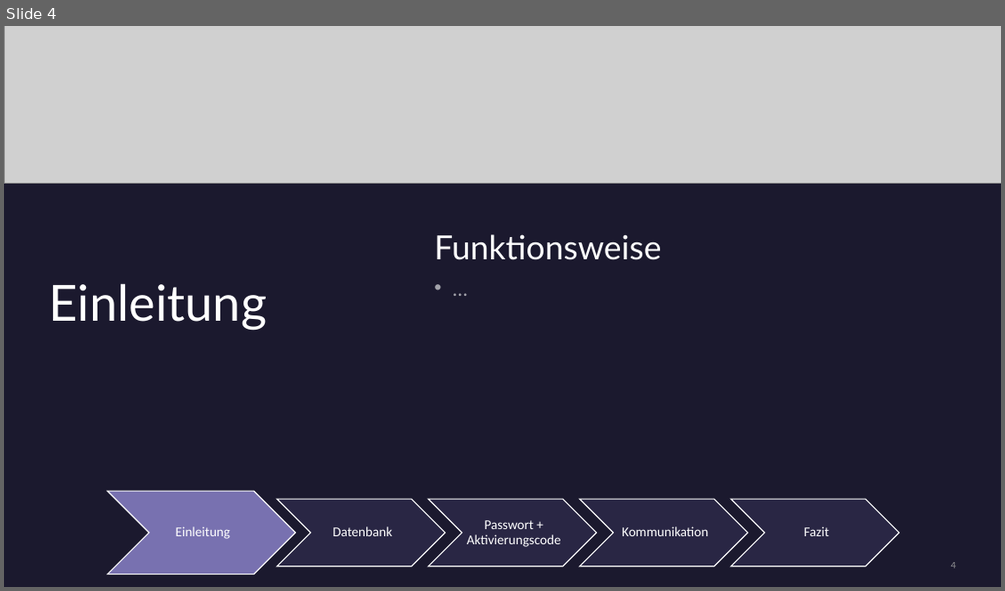
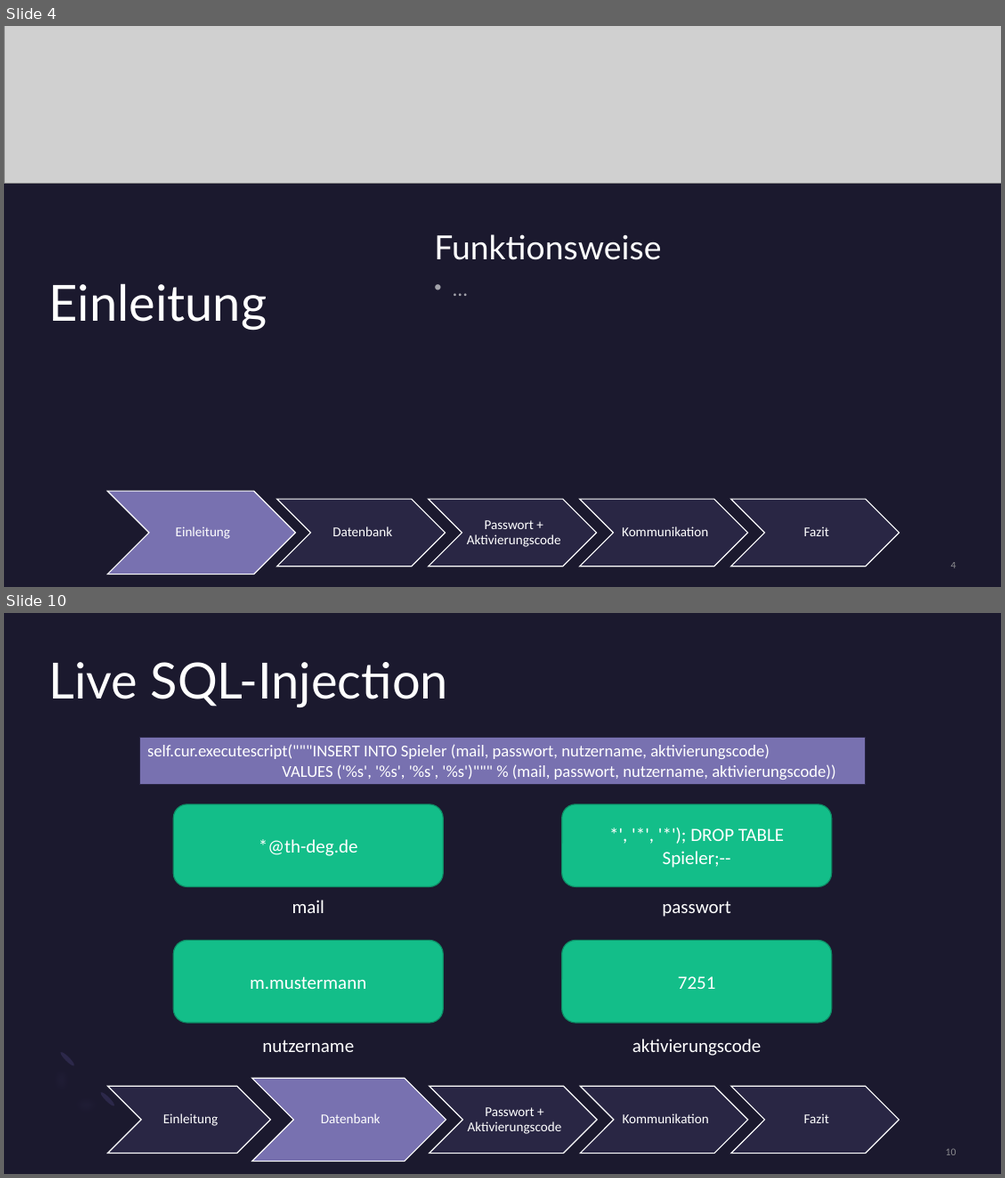
Before and after one commit to hagengruber/chess_server_strong, a slide deck: Alternativ Version.pptx. Shown one above the other, each under a label of ours: slide 4 before the commit, slides 4 and 10 after it; the slides between them are not shown. The pictures are 1005x591 and 1005x1178 pixels, drawn with LibreOffice and Linux fonts; fonts in the diff are those of the drawing; grey boxes stand for pictures. Boxes give left, top, right and bottom in pixels: in the first picture for what was removed or moved away, otherwise in the second. Text is boxed around its words. In the diff, an @@ line names an element or a change of style, - is before the commit and + after.

```diff
--- a/Alternativ Version.pptx
+++ b/Alternativ Version.pptx
@@ slide 10 added at bbox=[4, 613, 1001, 1174], background #1B192E @@
@@ title added at bbox=[49, 662, 448, 707], 48 pt, text #FFFFFF @@
+Live SQL-Injection
@@ rectangle added at bbox=[140, 737, 865, 785], fill #7871B0, outline #292644 0.75 pt, 16 pt, text #FFFFFF @@
+self.cur.executescript("""INSERT INTO Spieler (mail, passwort, nutzername, aktivierungscode)
+VALUES ('%s', '%s', '%s', '%s')""" % (mail, passwort, nutzername, aktivierungscode))
@@ rounded rectangle added at bbox=[174, 804, 444, 887], fill #13BE89, outline #0E8D65 1 pt, 18 pt, text #FFFFFF @@
+*@th-deg.de
@@ rounded rectangle added at bbox=[562, 804, 832, 887], fill #13BE89, outline #0E8D65 1 pt, 18 pt, text #FFFFFF @@
+*', '*', '*'); DROP TABLE Spieler;--
@@ text added at bbox=[292, 900, 324, 913], 18 pt, text #FFFFFF @@
+mail
@@ text added at bbox=[662, 900, 731, 916], 18 pt, text #FFFFFF @@
+passwort
@@ rounded rectangle added at bbox=[174, 940, 444, 1022], fill #13BE89, outline #0E8D65 1 pt, 18 pt, text #FFFFFF @@
+m.mustermann
@@ rounded rectangle added at bbox=[562, 940, 832, 1022], fill #13BE89, outline #0E8D65 1 pt, 18 pt, text #FFFFFF @@
+7251
@@ text added at bbox=[262, 1039, 354, 1052], 18 pt, text #FFFFFF @@
+nutzername
@@ text added at bbox=[632, 1038, 761, 1055], 18 pt, text #FFFFFF @@
+aktivierungscode
@@ freeform shape added at bbox=[33, 1048, 117, 1132], fill #7771B2 at 20% opacity @@
@@ ellipse added at bbox=[59, 1050, 76, 1067], fill #2C284A @@
@@ ellipse added at bbox=[98, 1091, 115, 1108], fill #2C284A @@
@@ group added at bbox=[108, 1078, 899, 1161]: 5 chevrons, 5 texts @@
+Einleitung
+Datenbank
+Passwort + Aktivierungscode
+Kommunikation
+Fazit
@@ text added at bbox=[354, 1155, 410, 1158], 10 pt, text #A6A6A6 at 80% opacity @@
+Beispiel für einen Fußzeilentext
@@ page number added at bbox=[946, 1148, 956, 1155], 10 pt, text #A6A6A6 at 80% opacity @@
+10
```
Also in this commit, not shown: 5 slides changed, 4 other slides added.
